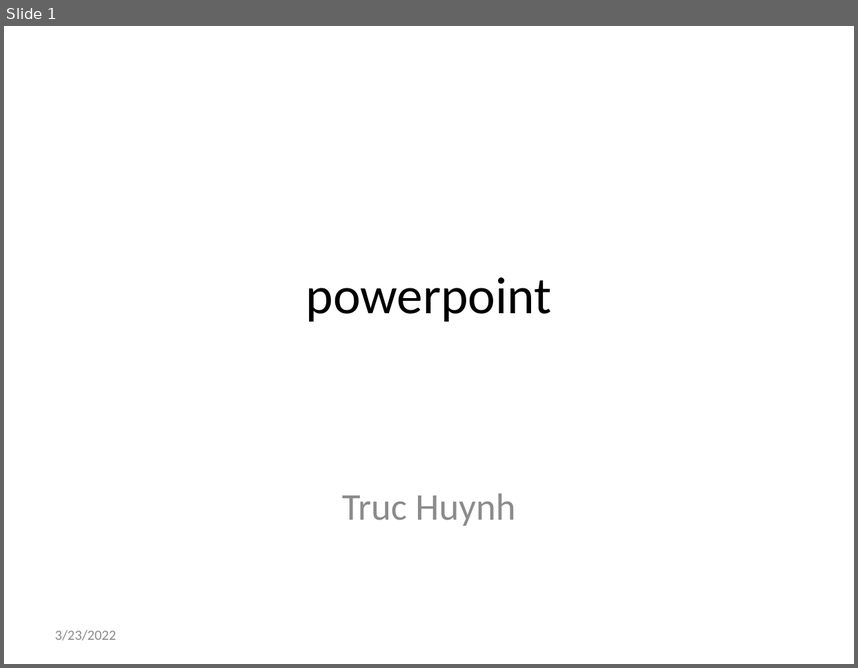
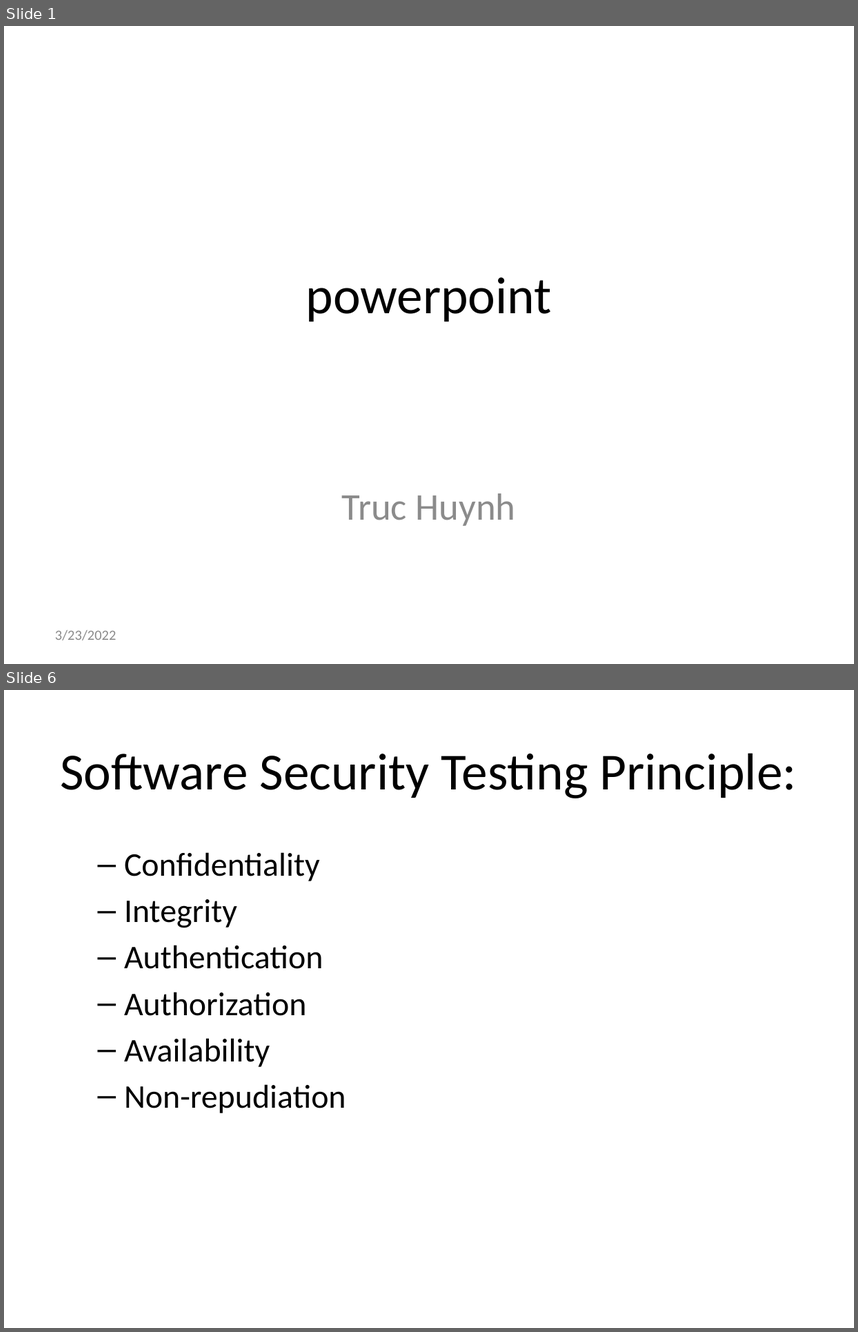
Before and after one commit to jackyhuynh/SecurityTesting, a slide deck: powerpoint.pptx. Shown one above the other, each under a label of ours: slide 1 before the commit, slides 1 and 6 after it; the slides between them are not shown. The pictures are 858x668 and 858x1332 pixels, drawn with LibreOffice and Linux fonts; fonts in the diff are those of the drawing. Boxes give left, top, right and bottom in pixels: in the first picture for what was removed or moved away, otherwise in the second. Text is boxed around its words. In the diff, an @@ line names an element or a change of style, - is before the commit and + after.

```diff
--- a/powerpoint.pptx
+++ b/powerpoint.pptx
@@ slide 6 added at bbox=[4, 690, 854, 1328], background #FFFFFF @@
@@ title added at bbox=[60, 753, 797, 798], 44 pt, text #000000 @@
+Software Security Testing Principle:
@@ text added at bbox=[124, 852, 346, 1113], 28 pt, text #000000 @@
+  – Confidentiality
+  – Integrity
+  – Authentication
+  – Authorization
+  – Availability
+  – Non-repudiation
```
Also in this commit, not shown: 8 other slides added, 4 slides removed.
